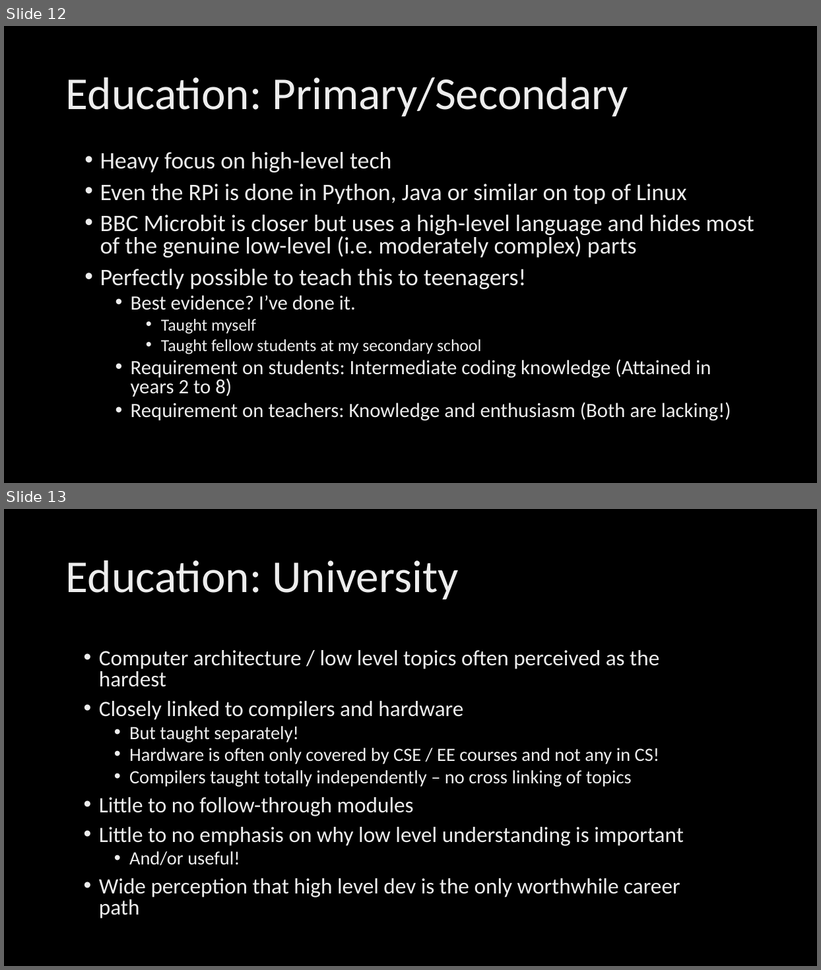
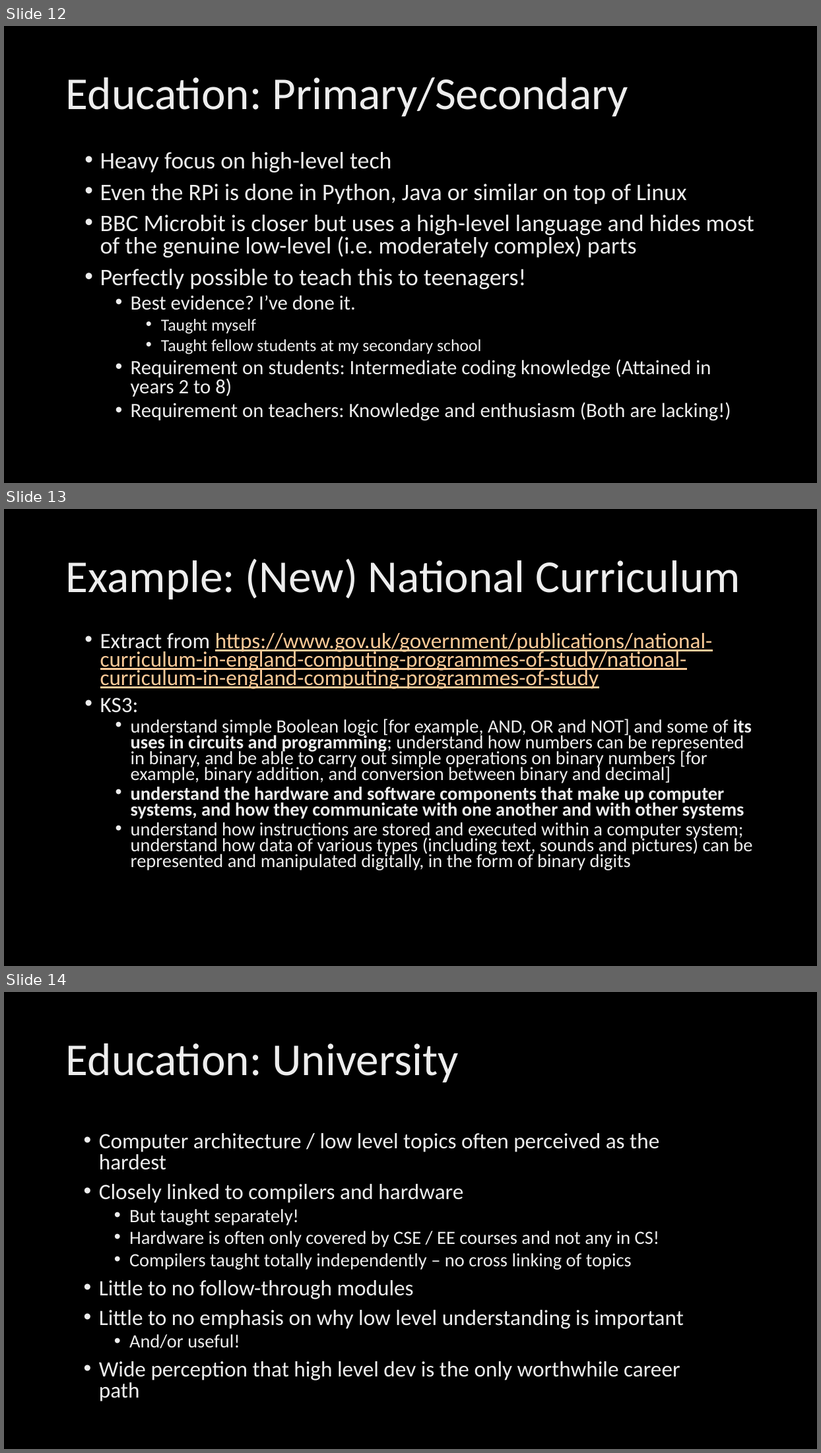
Before and after one commit to FlingOS/FlingOS, a slide deck: Documentation/Presentations/ACCU/How low can you go.pptx. Shown one above the other, each under a label of ours: slides 12 and 13 before the commit, slides 12, 13 and 14 after it. The pictures are 821x970 and 821x1453 pixels, drawn with LibreOffice and Linux fonts; fonts in the diff are those of the drawing; background and template pictures are left out. Boxes give left, top, right and bottom in pixels: in the first picture for what was removed or moved away, otherwise in the second. Text is boxed around its words. In the diff, an @@ line names an element or a change of style, - is before the commit and + after.

```diff
--- a/Documentation/Presentations/ACCU/How low can you go.pptx
+++ b/Documentation/Presentations/ACCU/How low can you go.pptx
@@ slide 13 added at [4,509,817,966], background picture (left out) @@
@@ title added at [66,559,741,599], 54 pt, text gradient #BFBFBF to #EDEDED to #FFFFFF @@
+Example: (New) National Curriculum
@@ text added at [100,633,752,871], 22.2 pt, text gradient #BFBFBF to #EDEDED to #FFFFFF @@
+• Extract from https://www.gov.uk/government/publications/national-curriculum-in-england-computing-programmes-of-study/national-curriculum-in-england-computing-programmes-of-study
+• KS3:
+  • understand simple Boolean logic [for example, AND, OR and NOT] and some of its uses in circuits and programming; understand how numbers can be represented in binary, and be able to carry out simple operations on binary numbers [for example, binary addition, and conversion between binary and decimal]
+  • understand the hardware and software components that make up computer systems, and how they communicate with one another and with other systems
+  • understand how instructions are stored and executed within a computer system; understand how data of various types (including text, sounds and pictures) can be represented and manipulated digitally, in the form of binary digits
@@ what was slide 13 is now slide 14 @@
```
Also in this commit, not shown: 4 slides changed, 1 other slide added.
